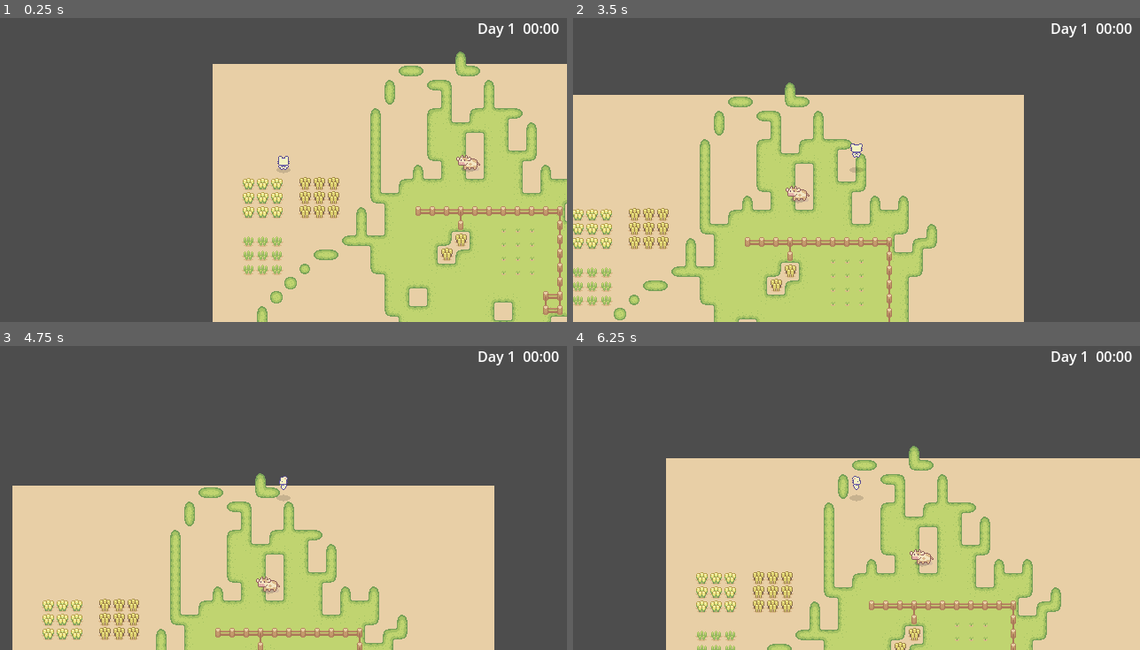
Above: before the commit, frames 1-4 (two rows, left to right).
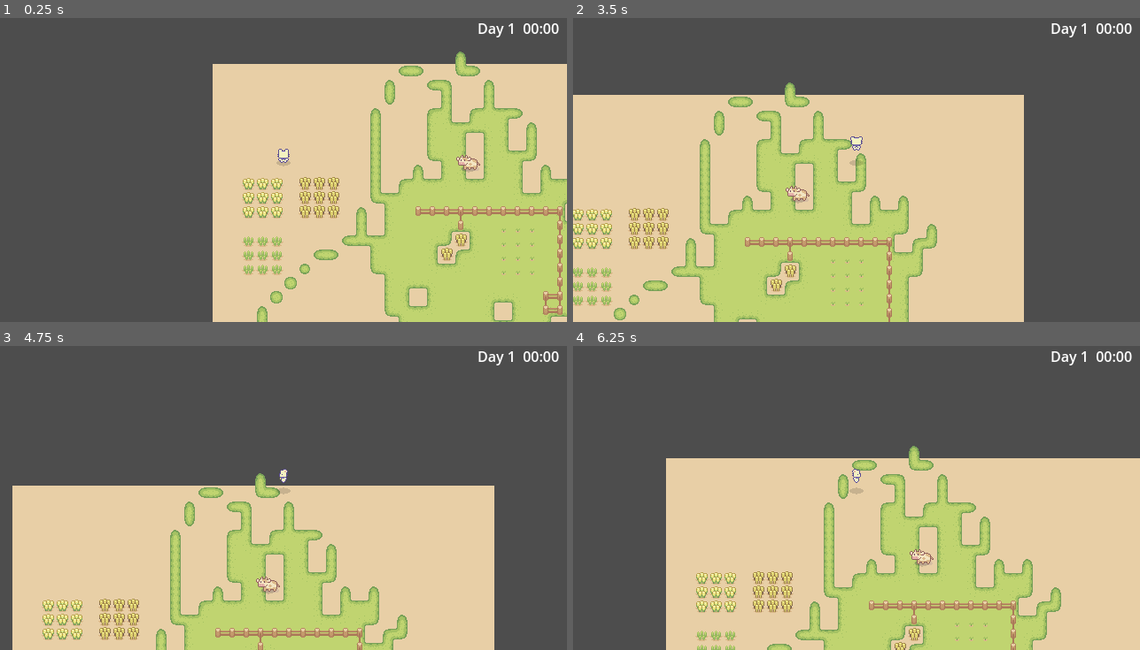
Above: after the commit, the same moments.

Repository: Maaack/Only-Harvest
Game: Godot game, scene res://Scenes/MainGameUI/MainGameUI.tscn
Two runs of this game, one before a commit and one after it. Both use one fixed random seed, a clock stepped at 60 frames per second and the inputs below.
Inputs:
- Up to frame 1 (0.25 s): no input
- Up to frame 2 (3.5 s): tap Enter at 0.5 s; hold D (move_right) 0.53-1.28 s; tap Space (jump) at 0.77, 1.52, 3.02 s; hold S (move_down) 1.28-2.03 s; hold D (move_right) 2.03-2.78 s; hold W (move_up) from 2.78 s (still down)
- Up to frame 3 (4.75 s): release W (move_up) at 3.53 s; hold A (move_left) from 3.53 s (still down); tap Space (jump) at 3.77, 4.52 s
- Up to frame 4 (6.25 s): release A (move_left) at 5.03 s; hold S (move_down) 5.03-5.78 s; hold D (move_right) from 5.78 s (still down); tap Space (jump) at 6.02 s

The runs differ from the first frame. In frame 1, 0.1% of the frame differs, in the area x 48-52%, y 43-52%; in frame 2, 0.2%, in the area x 48-52%, y 38-52%; in frame 3, 0.1%; in frame 4, 0.2%.

Commit message:
Adjusts PC sprite center for auto z ordering.

Diff:
--- a/Scenes/PlayerCharacter/PlayerCharacter.tscn
+++ b/Scenes/PlayerCharacter/PlayerCharacter.tscn
@@ -14,7 +14,7 @@
 tracks/0/type = "value"
 tracks/0/imported = false
 tracks/0/enabled = true
-tracks/0/path = NodePath("CharacterSprite2D:frame")
+tracks/0/path = NodePath("Node2D/CharacterSprite2D:frame")
 tracks/0/interp = 1
 tracks/0/loop_wrap = true
 tracks/0/keys = {
@@ -26,7 +26,7 @@
 tracks/1/type = "value"
 tracks/1/imported = false
 tracks/1/enabled = true
-tracks/1/path = NodePath("CharacterSprite2D:texture")
+tracks/1/path = NodePath("Node2D/CharacterSprite2D:texture")
 tracks/1/interp = 1
 tracks/1/loop_wrap = true
 tracks/1/keys = {
@@ -42,7 +42,7 @@
 tracks/0/type = "value"
 tracks/0/imported = false
 tracks/0/enabled = true
-tracks/0/path = NodePath("CharacterSprite2D:frame")
+tracks/0/path = NodePath("Node2D/CharacterSprite2D:frame")
 tracks/0/interp = 1
 tracks/0/loop_wrap = true
 tracks/0/keys = {
@@ -54,7 +54,7 @@
 tracks/1/type = "value"
 tracks/1/imported = false
 tracks/1/enabled = true
-tracks/1/path = NodePath("CharacterSprite2D:texture")
+tracks/1/path = NodePath("Node2D/CharacterSprite2D:texture")
 tracks/1/interp = 1
 tracks/1/loop_wrap = true
 tracks/1/keys = {
@@ -70,7 +70,7 @@
 tracks/0/type = "value"
 tracks/0/imported = false
 tracks/0/enabled = true
-tracks/0/path = NodePath("CharacterSprite2D:frame")
+tracks/0/path = NodePath("Node2D/CharacterSprite2D:frame")
 tracks/0/interp = 1
 tracks/0/loop_wrap = true
 tracks/0/keys = {
@@ -82,7 +82,7 @@
 tracks/1/type = "value"
 tracks/1/imported = false
 tracks/1/enabled = true
-tracks/1/path = NodePath("CharacterSprite2D:texture")
+tracks/1/path = NodePath("Node2D/CharacterSprite2D:texture")
 tracks/1/interp = 1
 tracks/1/loop_wrap = true
 tracks/1/keys = {
@@ -98,7 +98,7 @@
 tracks/0/type = "value"
 tracks/0/imported = false
 tracks/0/enabled = true
-tracks/0/path = NodePath("CharacterSprite2D:frame")
+tracks/0/path = NodePath("Node2D/CharacterSprite2D:frame")
 tracks/0/interp = 1
 tracks/0/loop_wrap = true
 tracks/0/keys = {
@@ -110,7 +110,7 @@
 tracks/1/type = "value"
 tracks/1/imported = false
 tracks/1/enabled = true
-tracks/1/path = NodePath("CharacterSprite2D:texture")
+tracks/1/path = NodePath("Node2D/CharacterSprite2D:texture")
 tracks/1/interp = 1
 tracks/1/loop_wrap = true
 tracks/1/keys = {
@@ -126,7 +126,7 @@
 tracks/0/type = "value"
 tracks/0/imported = false
 tracks/0/enabled = true
-tracks/0/path = NodePath("CharacterSprite2D:frame")
+tracks/0/path = NodePath("Node2D/CharacterSprite2D:frame")
 tracks/0/interp = 1
 tracks/0/loop_wrap = true
 tracks/0/keys = {
@@ -138,7 +138,7 @@
 tracks/1/type = "value"
 tracks/1/imported = false
 tracks/1/enabled = true
-tracks/1/path = NodePath("CharacterSprite2D:texture")
+tracks/1/path = NodePath("Node2D/CharacterSprite2D:texture")
 tracks/1/interp = 1
 tracks/1/loop_wrap = true
 tracks/1/keys = {
@@ -150,7 +150,7 @@
 tracks/2/type = "value"
 tracks/2/imported = false
 tracks/2/enabled = true
-tracks/2/path = NodePath("CharacterSprite2D:position")
+tracks/2/path = NodePath("Node2D/CharacterSprite2D:position")
 tracks/2/interp = 2
 tracks/2/loop_wrap = true
 tracks/2/keys = {
@@ -180,7 +180,7 @@
 tracks/0/type = "value"
 tracks/0/imported = false
 tracks/0/enabled = true
-tracks/0/path = NodePath("CharacterSprite2D:frame")
+tracks/0/path = NodePath("Node2D/CharacterSprite2D:frame")
 tracks/0/interp = 1
 tracks/0/loop_wrap = true
 tracks/0/keys = {
@@ -192,7 +192,7 @@
 tracks/1/type = "value"
 tracks/1/imported = false
 tracks/1/enabled = true
-tracks/1/path = NodePath("CharacterSprite2D:texture")
+tracks/1/path = NodePath("Node2D/CharacterSprite2D:texture")
 tracks/1/interp = 1
 tracks/1/loop_wrap = true
 tracks/1/keys = {
@@ -204,7 +204,7 @@
 tracks/2/type = "value"
 tracks/2/imported = false
 tracks/2/enabled = true
-tracks/2/path = NodePath("CharacterSprite2D:position")
+tracks/2/path = NodePath("Node2D/CharacterSprite2D:position")
 tracks/2/interp = 2
 tracks/2/loop_wrap = true
 tracks/2/keys = {
@@ -234,7 +234,7 @@
 tracks/0/type = "value"
 tracks/0/imported = false
 tracks/0/enabled = true
-tracks/0/path = NodePath("CharacterSprite2D:frame")
+tracks/0/path = NodePath("Node2D/CharacterSprite2D:frame")
 tracks/0/interp = 1
 tracks/0/loop_wrap = true
 tracks/0/keys = {
@@ -246,7 +246,7 @@
 tracks/1/type = "value"
 tracks/1/imported = false
 tracks/1/enabled = true
-tracks/1/path = NodePath("CharacterSprite2D:texture")
+tracks/1/path = NodePath("Node2D/CharacterSprite2D:texture")
 tracks/1/interp = 1
 tracks/1/loop_wrap = true
 tracks/1/keys = {
@@ -258,7 +258,7 @@
 tracks/2/type = "value"
 tracks/2/imported = false
 tracks/2/enabled = true
-tracks/2/path = NodePath("CharacterSprite2D:position")
+tracks/2/path = NodePath("Node2D/CharacterSprite2D:position")
 tracks/2/interp = 2
 tracks/2/loop_wrap = true
 tracks/2/keys = {
@@ -288,7 +288,7 @@
 tracks/0/type = "value"
 tracks/0/imported = false
 tracks/0/enabled = true
-tracks/0/path = NodePath("CharacterSprite2D:frame")
+tracks/0/path = NodePath("Node2D/CharacterSprite2D:frame")
 tracks/0/interp = 1
 tracks/0/loop_wrap = true
 tracks/0/keys = {
@@ -300,7 +300,7 @@
 tracks/1/type = "value"
 tracks/1/imported = false
 tracks/1/enabled = true
-tracks/1/path = NodePath("CharacterSprite2D:texture")
+tracks/1/path = NodePath("Node2D/CharacterSprite2D:texture")
 tracks/1/interp = 1
 tracks/1/loop_wrap = true
 tracks/1/keys = {
@@ -312,7 +312,7 @@
 tracks/2/type = "value"
 tracks/2/imported = false
 tracks/2/enabled = true
-tracks/2/path = NodePath("CharacterSprite2D:position")
+tracks/2/path = NodePath("Node2D/CharacterSprite2D:position")
 tracks/2/interp = 2
 tracks/2/loop_wrap = true
 tracks/2/keys = {
@@ -341,7 +341,7 @@
 tracks/0/type = "value"
 tracks/0/imported = false
 tracks/0/enabled = true
-tracks/0/path = NodePath("CharacterSprite2D:frame")
+tracks/0/path = NodePath("Node2D/CharacterSprite2D:frame")
 tracks/0/interp = 1
 tracks/0/loop_wrap = true
 tracks/0/keys = {
@@ -353,7 +353,7 @@
 tracks/1/type = "value"
 tracks/1/imported = false
 tracks/1/enabled = true
-tracks/1/path = NodePath("CharacterSprite2D:texture")
+tracks/1/path = NodePath("Node2D/CharacterSprite2D:texture")
 tracks/1/interp = 1
 tracks/1/loop_wrap = true
 tracks/1/keys = {
@@ -365,7 +365,7 @@
 tracks/2/type = "value"
 tracks/2/imported = false
 tracks/2/enabled = true
-tracks/2/path = NodePath("CharacterSprite2D:position")
+tracks/2/path = NodePath("Node2D/CharacterSprite2D:position")
 tracks/2/interp = 1
 tracks/2/loop_wrap = true
 tracks/2/keys = {
@@ -383,7 +383,7 @@
 tracks/0/type = "value"
 tracks/0/imported = false
 tracks/0/enabled = true
-tracks/0/path = NodePath("CharacterSprite2D:frame")
+tracks/0/path = NodePath("Node2D/CharacterSprite2D:frame")
 tracks/0/interp = 1
 tracks/0/loop_wrap = true
 tracks/0/keys = {
@@ -395,7 +395,7 @@
 tracks/1/type = "value"
 tracks/1/imported = false
 tracks/1/enabled = true
-tracks/1/path = NodePath("CharacterSprite2D:texture")
+tracks/1/path = NodePath("Node2D/CharacterSprite2D:texture")
 tracks/1/interp = 1
 tracks/1/loop_wrap = true
 tracks/1/keys = {
@@ -413,7 +413,7 @@
 tracks/0/type = "value"
 tracks/0/imported = false
 tracks/0/enabled = true
-tracks/0/path = NodePath("CharacterSprite2D:frame")
+tracks/0/path = NodePath("Node2D/CharacterSprite2D:frame")
 tracks/0/interp = 1
 tracks/0/loop_wrap = true
 tracks/0/keys = {
@@ -425,7 +425,7 @@
 tracks/1/type = "value"
 tracks/1/imported = false
 tracks/1/enabled = true
-tracks/1/path = NodePath("CharacterSprite2D:texture")
+tracks/1/path = NodePath("Node2D/CharacterSprite2D:texture")
 tracks/1/interp = 1
 tracks/1/loop_wrap = true
 tracks/1/keys = {
@@ -443,7 +443,7 @@
 tracks/0/type = "value"
 tracks/0/imported = false
 tracks/0/enabled = true
-tracks/0/path = NodePath("CharacterSprite2D:frame")
+tracks/0/path = NodePath("Node2D/CharacterSprite2D:frame")
 tracks/0/interp = 1
 tracks/0/loop_wrap = true
 tracks/0/keys = {
@@ -455,7 +455,7 @@
 tracks/1/type = "value"
 tracks/1/imported = false
 tracks/1/enabled = true
-tracks/1/path = NodePath("CharacterSprite2D:texture")
+tracks/1/path = NodePath("Node2D/CharacterSprite2D:texture")
 tracks/1/interp = 1
 tracks/1/loop_wrap = true
 tracks/1/keys = {
@@ -473,7 +473,7 @@
 tracks/0/type = "value"
 tracks/0/imported = false
 tracks/0/enabled = true
-tracks/0/path = NodePath("CharacterSprite2D:frame")
+tracks/0/path = NodePath("Node2D/CharacterSprite2D:frame")
 tracks/0/interp = 1
 tracks/0/loop_wrap = true
 tracks/0/keys = {
@@ -485,7 +485,7 @@
 tracks/1/type = "value"
 tracks/1/imported = false
 tracks/1/enabled = true
-tracks/1/path = NodePath("CharacterSprite2D:texture")
+tracks/1/path = NodePath("Node2D/CharacterSprite2D:texture")
 tracks/1/interp = 1
 tracks/1/loop_wrap = true
 tracks/1/keys = {
@@ -612,19 +612,8 @@
 script = ExtResource("1_a1020")
 
 [node name="CollisionShape2D" type="CollisionShape2D" parent="."]
-position = Vector2(0, 8)
 rotation = 1.5708
 shape = SubResource("CapsuleShape2D_l3el4")
-
-[node name="ShadowSprite2D" type="Sprite2D" parent="."]
-modulate = Color(0, 0, 0, 0.141176)
-position = Vector2(0, 8)
-texture = ExtResource("2_uvjc1")
-
-[node name="CharacterSprite2D" type="Sprite2D" parent="."]
-texture = ExtResource("1_fufgy")
-hframes = 4
-vframes = 4
 
 [node name="CharacterAnimationPlayer" type="AnimationPlayer" parent="."]
 libraries = {
@@ -641,3 +630,16 @@
 parameters/Walk/blend_position = Vector2(0, 0)
 
 [node name="Camera2D" type="Camera2D" parent="."]
+
+[node name="Node2D" type="Node2D" parent="."]
+position = Vector2(0, -8)
+
+[node name="ShadowSprite2D" type="Sprite2D" parent="Node2D"]
+modulate = Color(0, 0, 0, 0.141176)
+position = Vector2(0, 8)
+texture = ExtResource("2_uvjc1")
+
+[node name="CharacterSprite2D" type="Sprite2D" parent="Node2D"]
+texture = ExtResource("1_fufgy")
+hframes = 4
+vframes = 4
